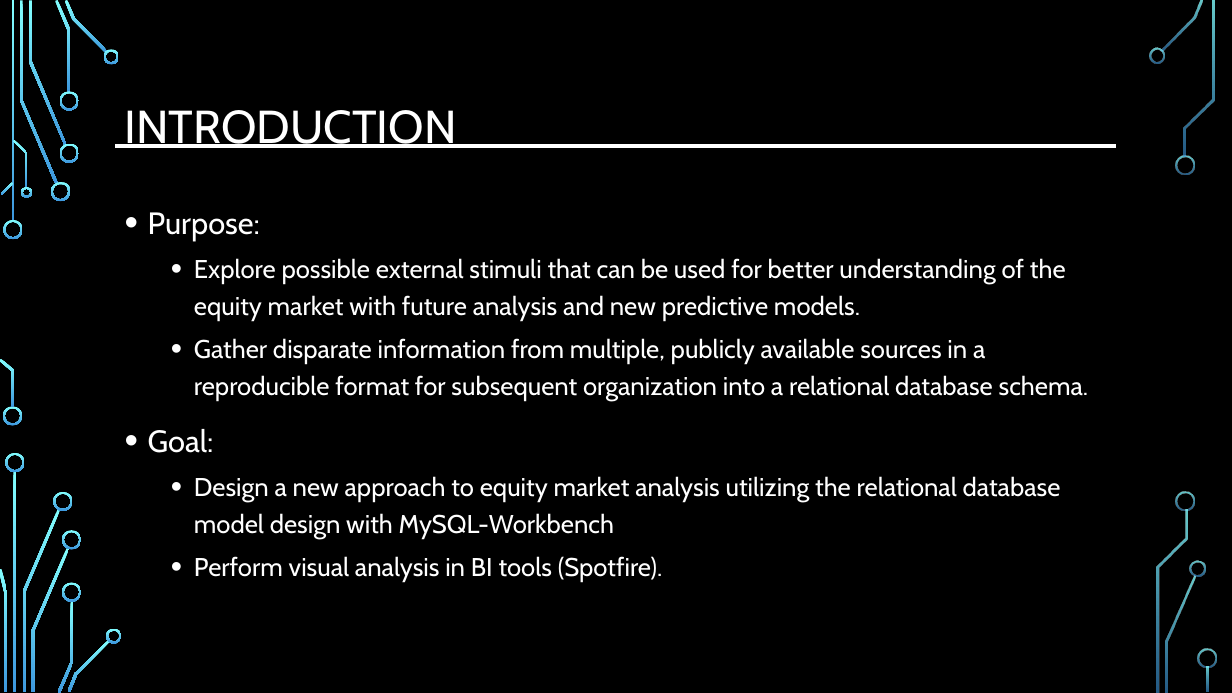
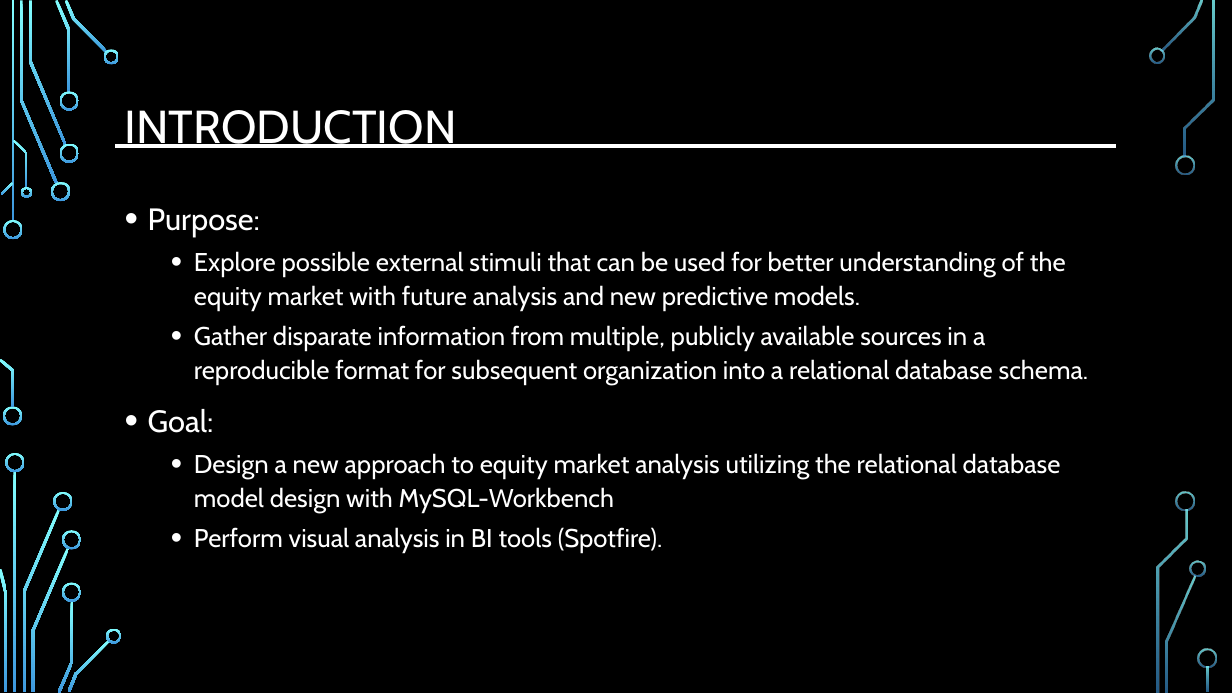
Before and after one commit to djserna/7330-Group-Project, a slide deck: slide 4 of Presentation/MSDS_7330_Group_Project_Presentation.pptx. Drawn at 1232x693 pixels with LibreOffice and Linux fonts; fonts in the diff are those of the drawing; background and template pictures are left out. Boxes give left, top, right and bottom in pixels: in the first picture for what was removed or moved away, otherwise in the second. Text is boxed around its words. In the diff, an @@ line names an element or a change of style, - is before the commit and + after.

Commit message:
updated visuals and future work

```diff
--- a/Presentation/MSDS_7330_Group_Project_Presentation.pptx
+++ b/Presentation/MSDS_7330_Group_Project_Presentation.pptx
@@ text "Purpose:" at box(148, 208, 1089, 553): line spacing 1.2 to 1.1 @@
```
Also in this commit, not shown: 3 other slides changed, 1 slide added.
